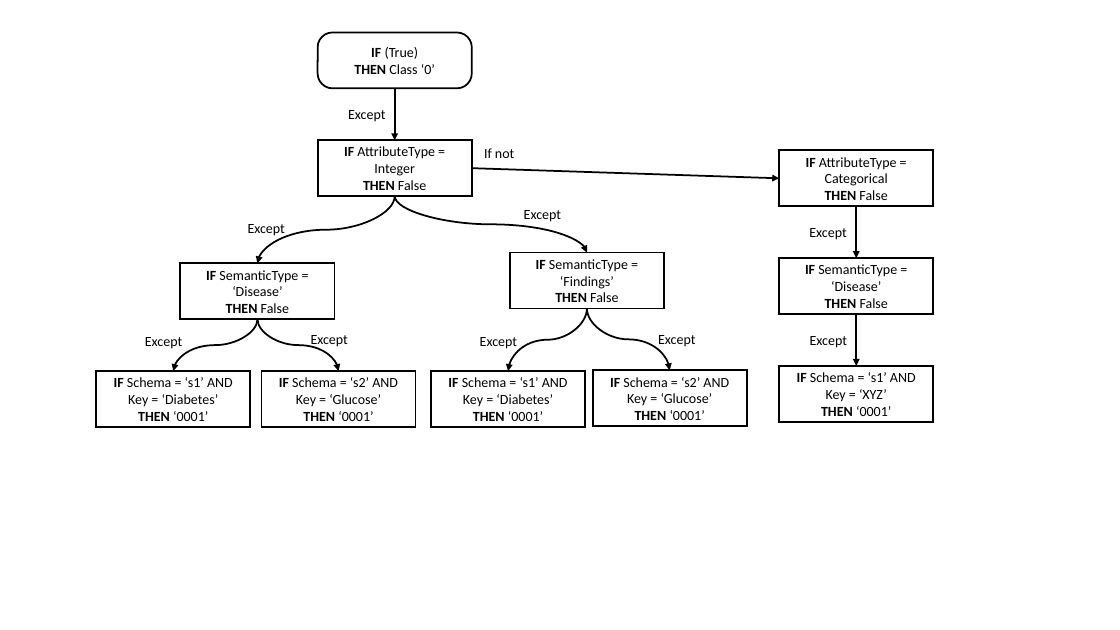
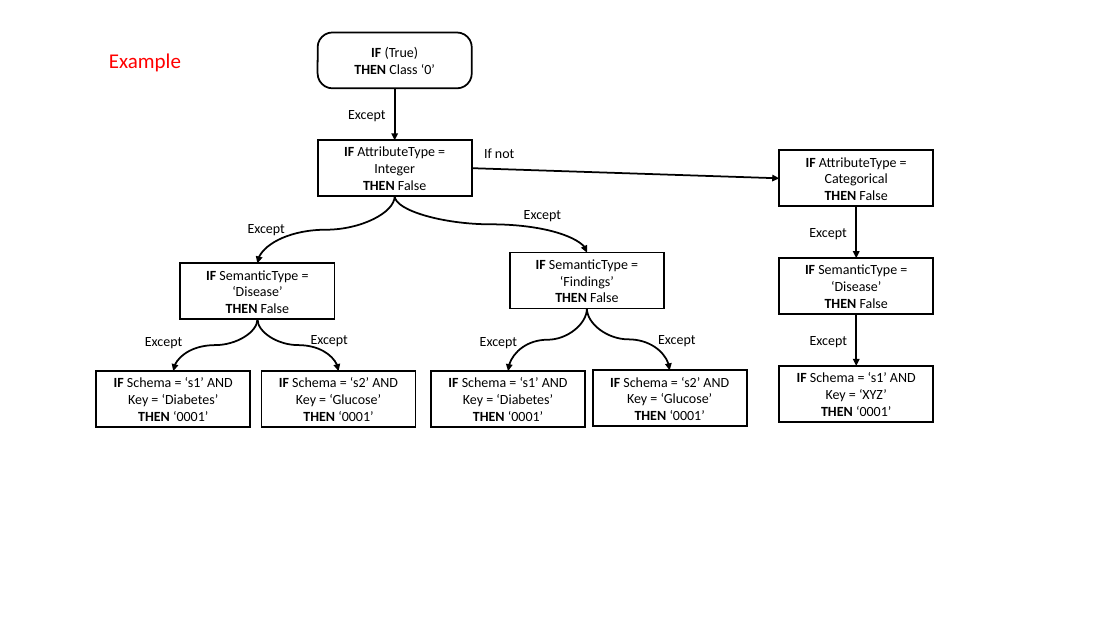
Before and after one commit to desertzebra/EMR-Interoperability, a slide deck: slide 14 of Presentations/EMR Interroperability V0.1.pptx (slide 12 before the commit). Drawn at 1120x630 pixels with LibreOffice and Linux fonts; fonts in the diff are those of the drawing. Boxes give left, top, right and bottom in pixels: in the first picture for what was removed or moved away, otherwise in the second. Text is boxed around its words. In the diff, an @@ line names an element or a change of style, - is before the commit and + after.

```diff
--- a/Presentations/EMR Interroperability V0.1.pptx
+++ b/Presentations/EMR Interroperability V0.1.pptx
@@ text added at box(109, 53, 181, 72), 18 pt, text #FF0000 @@
+Example
```
Also in this commit, not shown: 2 slides added, 4 other files.
